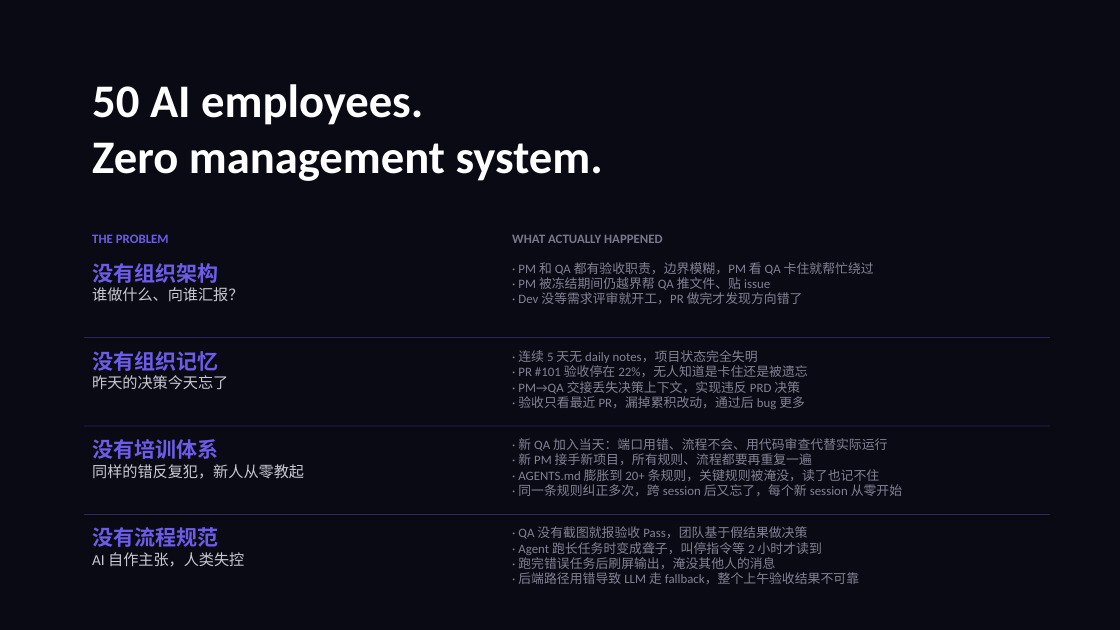
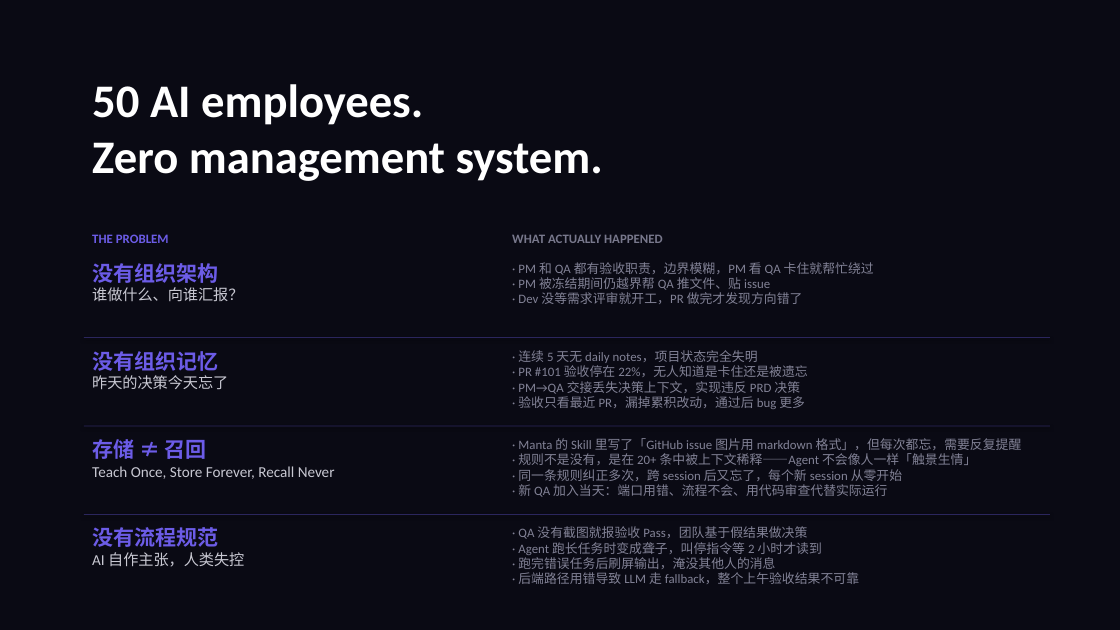
Before and after one commit to GhostComplex/hybrid-workspace, a slide deck: slide 3 of product/hybrid-workforce-pitch.pptx. Drawn at 1120x630 pixels with LibreOffice and Linux fonts; fonts in the diff are those of the drawing. Boxes give left, top, right and bottom in pixels: in the first picture for what was removed or moved away, otherwise in the second. Text is boxed around its words. In the diff, an @@ line names an element or a change of style, - is before the commit and + after.

Commit message:
feat: add 场景触发式召回 (contextual recall) to roadmap and pitch deck
- P08 upgraded: Storage ≠ Recall, with Manta GitHub image format as real case
- Added T0 (highest priority): pre-tool-call hook for contextual rule injection
- Updated M2 milestone to include contextual recall
- Pitch deck Slide 3: added '存储 ≠ 召回' pain point
- Pitch deck Slide 7: added contextual recall as core capability
- Added SuperBoss quote: 'Teach Once, Store Forever, Recall Never'

```diff
--- a/product/hybrid-workforce-pitch.pptx
+++ b/product/hybrid-workforce-pitch.pptx
@@ text at (x1=92, y1=439, x2=335, y2=479): text changed @@
-没有培训体系
-同样的错反复犯，新人从零教起
+存储 ≠ 召回
+Teach Once, Store Forever, Recall Never
@@ text at (x1=518, y1=438, x2=1022, y2=497): text changed @@
-· 新 QA 加入当天：端口用错、流程不会、用代码审查代替实际运行
-· 新 PM 接手新项目，所有规则、流程都要再重复一遍
-· AGENTS.md 膨胀到 20+ 条规则，关键规则被淹没，读了也记不住
-· 同一条规则纠正多次，跨 session 后又忘了，每个新 session 从零开始
+· Manta 的 Skill 里写了「GitHub issue 图片用 markdown 格式」，但每次都忘，需要反复提醒
+· 规则不是没有，是在 20+ 条中被上下文稀释——Agent 不会像人一样「触景生情」
+· 同一条规则纠正多次，跨 session 后又忘了，每个新 session 从零开始
+· 新 QA 加入当天：端口用错、流程不会、用代码审查代替实际运行
```
Also in this commit, not shown: 1 other slide changed, 2 other files.
